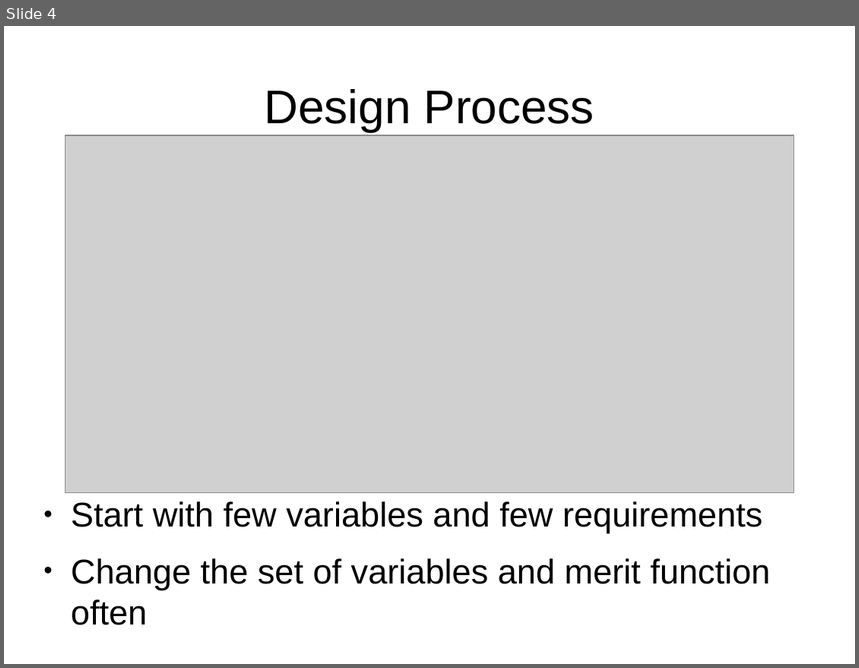
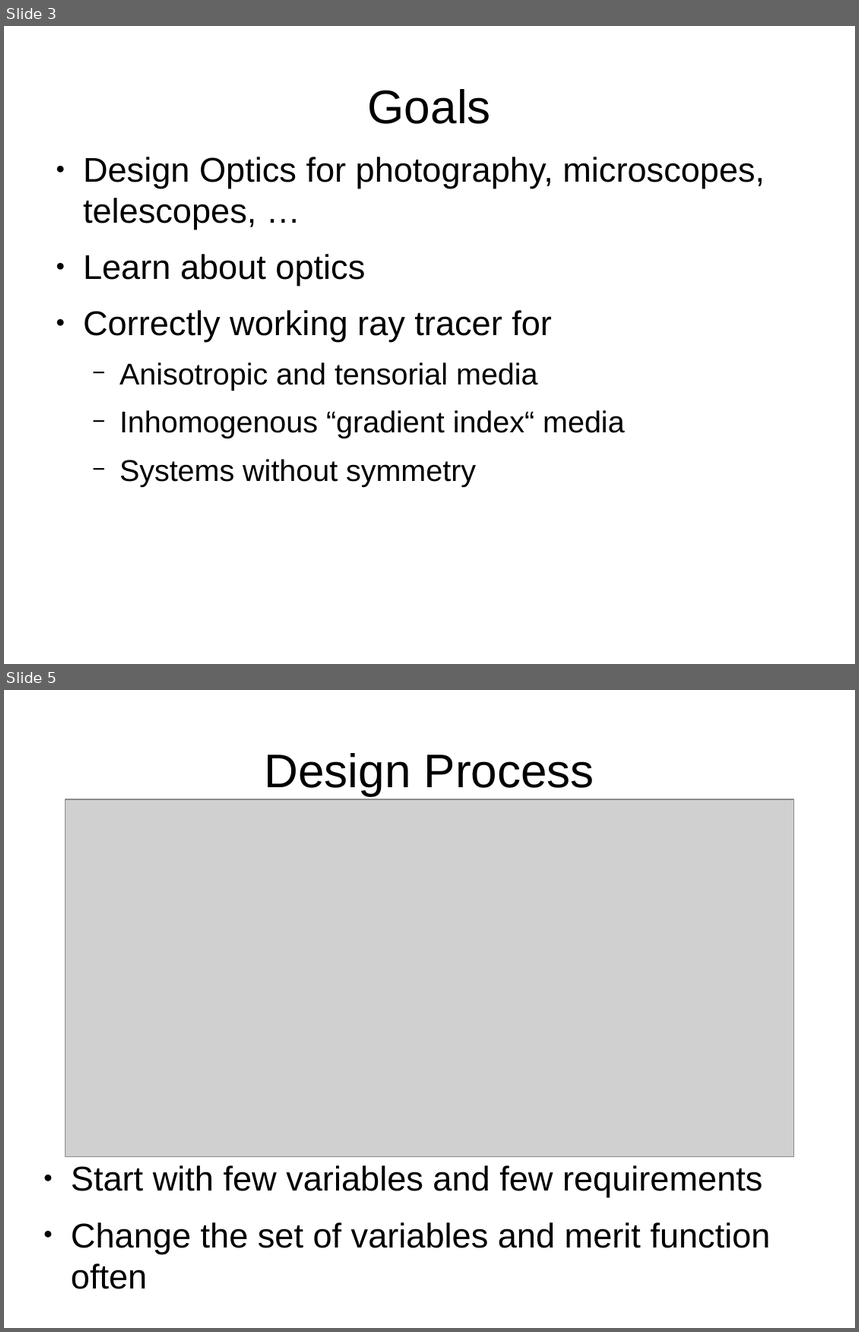
Before and after one commit to mess42/pyrate, a slide deck: talk_euroscipy_2017/talk.odp. Shown one above the other, each under a label of ours: slide 4 before the commit, slides 3 and 5 after it; the slides between them are not shown. The pictures are 859x668 and 859x1332 pixels, drawn with LibreOffice and Linux fonts; fonts in the diff are those of the drawing; grey boxes stand for pictures. Boxes give left, top, right and bottom in pixels: in the first picture for what was removed or moved away, otherwise in the second. Text is boxed around its words. In the diff, an @@ line names an element or a change of style, - is before the commit and + after.

```diff
--- a/talk_euroscipy_2017/talk.odp
+++ b/talk_euroscipy_2017/talk.odp
@@ slide 3 added at (4,26,855,664), background #FFFFFF @@
@@ title added at (368,89,491,124), 44 pt, text #000000 @@
+Goals
@@ text added at (83,157,765,487), 32 pt, text #000000 @@
+● Design Optics for photography, microscopes, telescopes, …
+● Learn about optics
+● Correctly working ray tracer for
+  − Anisotropic and tensorial media
+  − Inhomogenous “gradient index“ media
+  − Systems without symmetry
@@ what was slide 4 is now slide 5 @@
```
Also in this commit, not shown: 4 slides changed, 1 other file.
